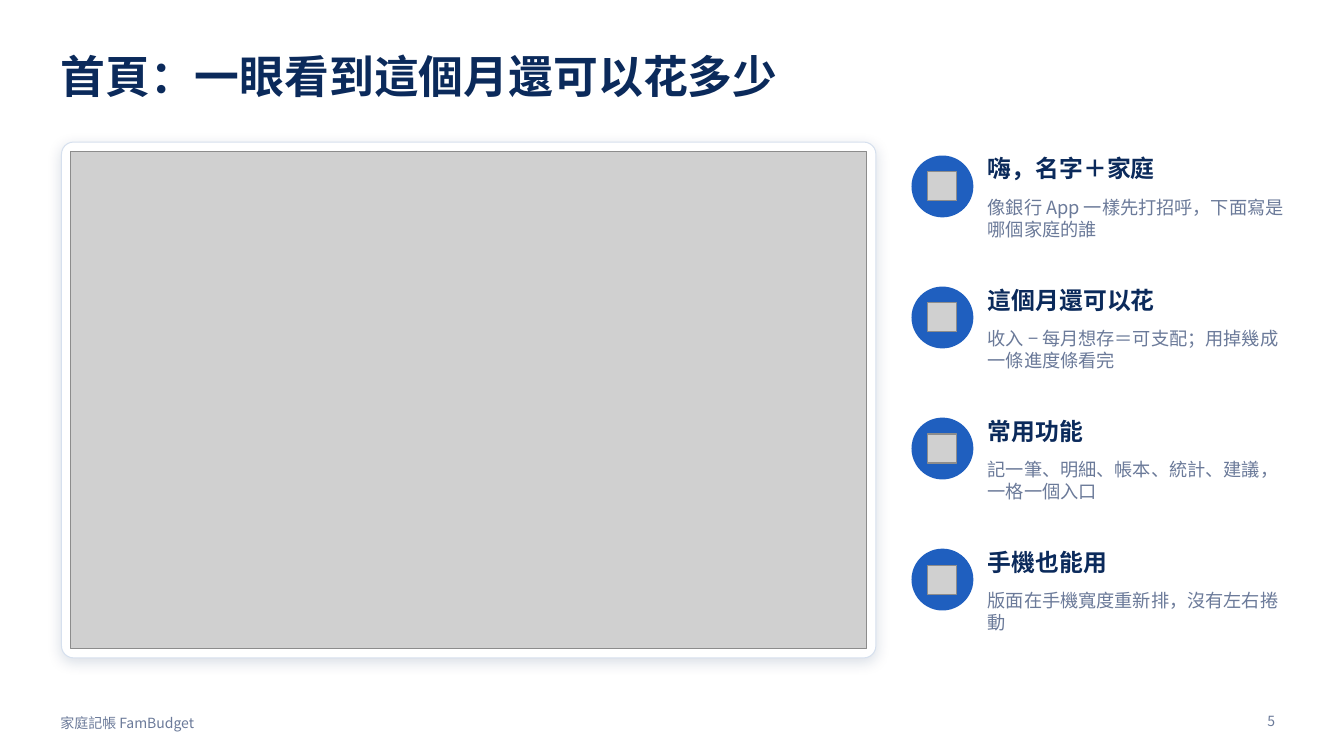
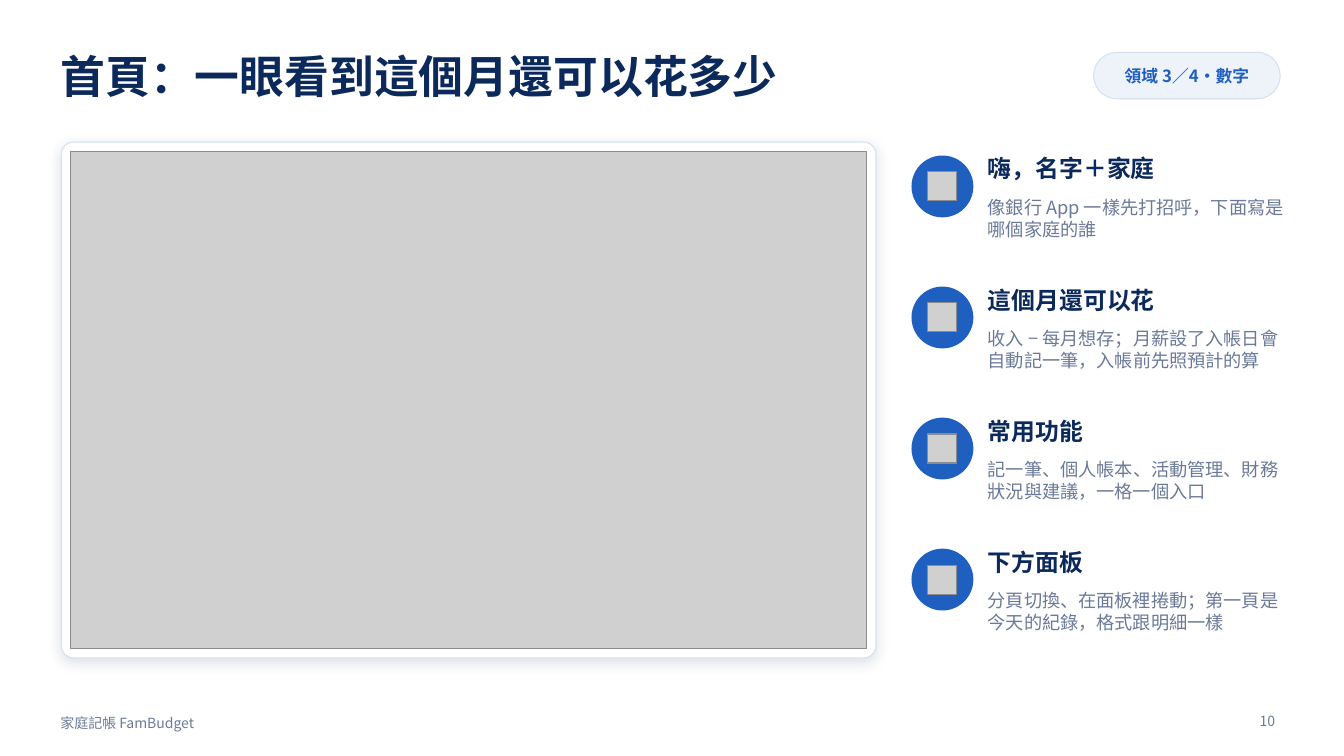
Before and after one commit to cbes502034/final_project, a slide deck: slide 10 of report/家庭記帳_期末報告.pptx (slide 5 before the commit). Drawn at 1344x756 pixels with LibreOffice and Linux fonts; fonts in the diff are those of the drawing; grey boxes stand for pictures. Boxes give left, top, right and bottom in pixels: in the first picture for what was removed or moved away, otherwise in the second. Text is boxed around its words. In the diff, an @@ line names an element or a change of style, - is before the commit and + after.

```diff
--- a/report/家庭記帳_期末報告.pptx
+++ b/report/家庭記帳_期末報告.pptx
@@ rounded rectangle added at [1094,52,1280,99], fill #EEF3FA, outline #D6E0EE 0.75 pt @@
@@ text added at [1125,67,1249,84], 12 pt, text #1F5FBF, bold @@
+領域 3／4・數字
@@ text at [988,330,1278,369]: text changed @@
-收入 − 每月想存＝可支配；用掉幾成一條進度條看完
+收入 − 每月想存；月薪設了入帳日會自動記一筆，入帳前先照預計的算
@@ text at [988,460,1278,500]: text changed @@
-記一筆、明細、帳本、統計、建議，一格一個入口
+記一筆、個人帳本、活動管理、財務狀況與建議，一格一個入口
@@ text at [988,550,1083,573]: text changed @@
-手機也能用
+下方面板
@@ text at [988,591,1278,631]: text changed @@
-版面在手機寬度重新排，沒有左右捲動
+分頁切換、在面板裡捲動；第一頁是今天的紀錄，格式跟明細一樣
@@ page number at [1260,715,1276,726]: text changed @@
-5
+10
```
Also in this commit, not shown: 9 other slides changed, 6 slides added, 13 slides removed, 19 other files.
